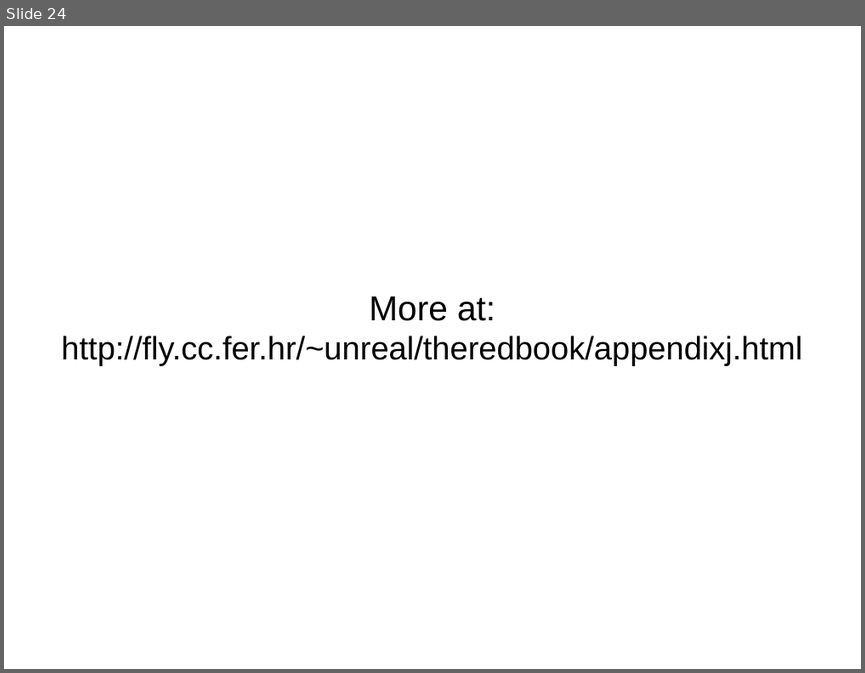
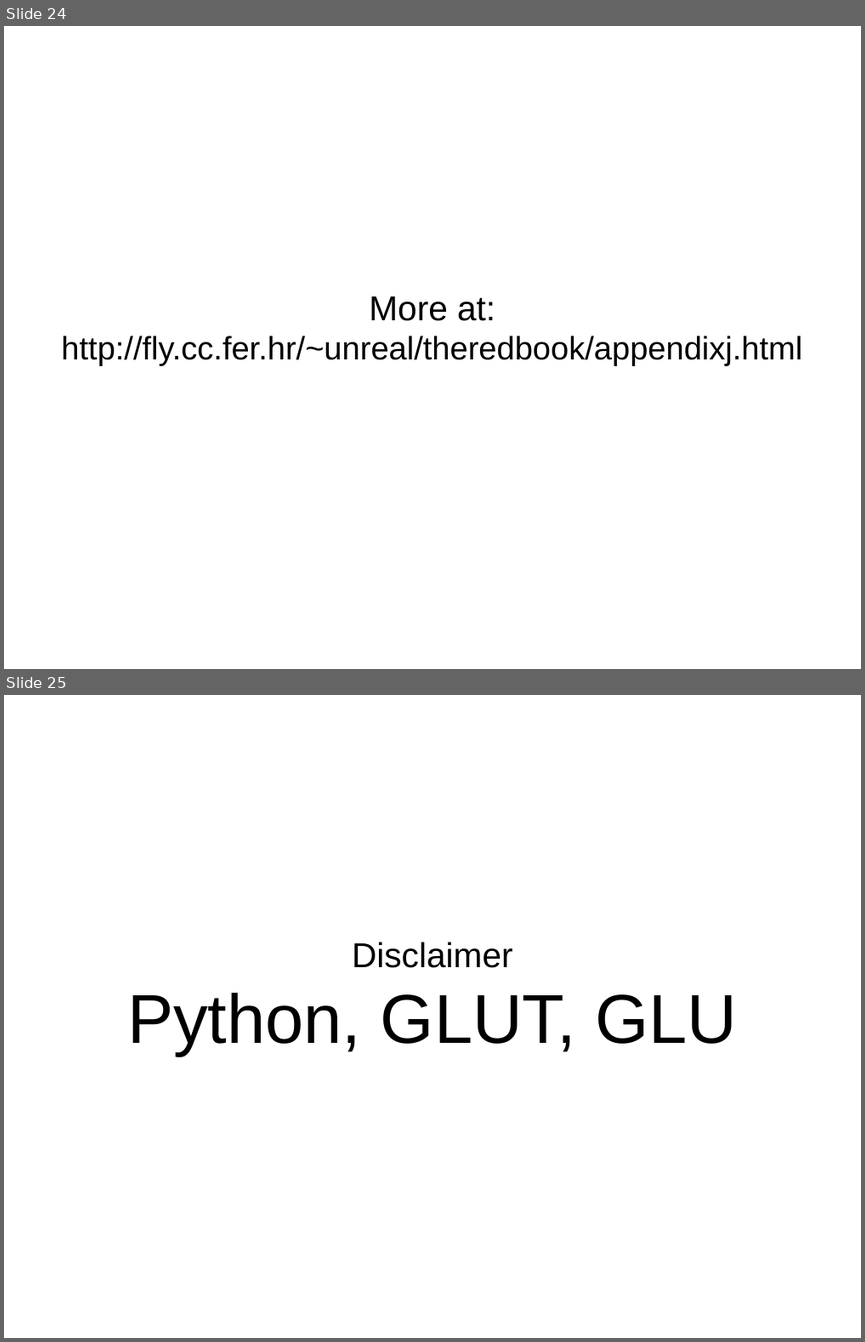
Before and after one commit to plumenator/code, a slide deck: opengl/tutorial/OpenGL Tutorial.odp. Shown one above the other, each under a label of ours: slide 24 before the commit, slides 24 and 25 after it. The pictures are 865x673 and 865x1342 pixels, drawn with LibreOffice and Linux fonts; fonts in the diff are those of the drawing. Boxes give left, top, right and bottom in pixels: in the first picture for what was removed or moved away, otherwise in the second. Text is boxed around its words. In the diff, an @@ line names an element or a change of style, - is before the commit and + after.

```diff
--- a/opengl/tutorial/OpenGL Tutorial.odp
+++ b/opengl/tutorial/OpenGL Tutorial.odp
@@ slide 25 added at [4,695,861,1338], background #FFFFFF @@
@@ subtitle added at [127,941,738,1055], 64 pt, text #000000 @@
+Disclaimer
+Python, GLUT, GLU
```
Also in this commit, not shown: 18 other slides added, 1 slide removed.
